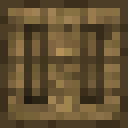
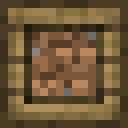
Comparing the layer stacks of the two 128x128 images. Changes:
hid "primitive_frame" over (8, 8, 120, 112)
added layer "composter" above "primitive_base" over (24, 24, 104, 104)
